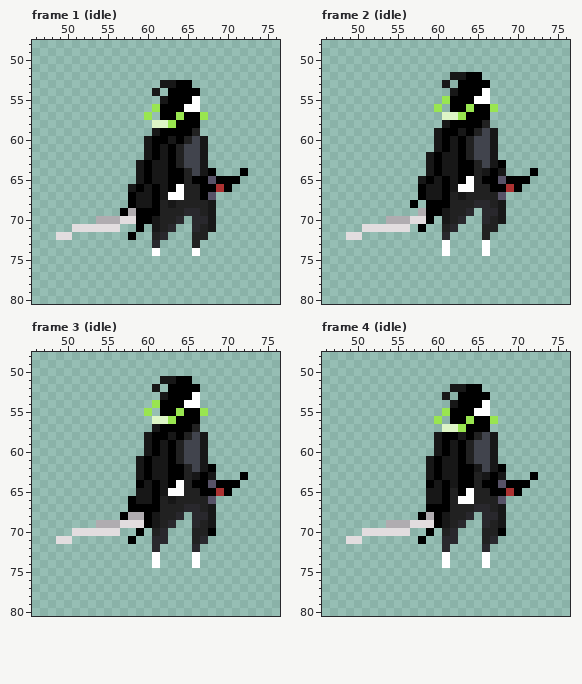
Pixel-art file, stored at animan/characters/main-character.aseprite. Above, as it was before the edit.
124x124 pixels, 18 frames. Shown: frame 1 (idle): x 46..76, y 48..80; frame 2 (idle): x 46..76, y 48..80; frame 3 (idle): x 46..76, y 48..80; frame 4 (idle): x 46..76, y 48..80. The commit also changed other frames, which this record leaves out.
And afterwards:
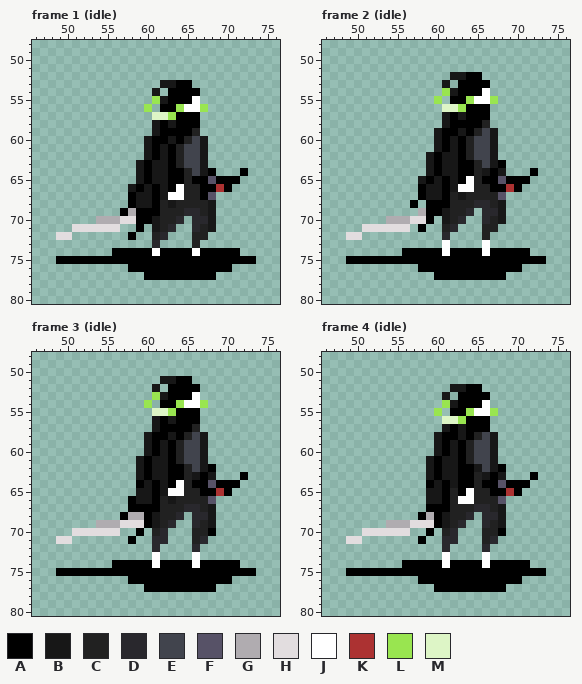
Palette (. is transparent): A #000000  B #171717  C #212121  D #29282d  E #41444d  F #575267  G #b0acb0  H #e2dddf  J #ffffff  K #ac3232  L #99e550  M #ddf5c6
Author's note on the commit: added new frame to main char
From old to new:
layer "char7 v2/shadow" now shown
Changed rows in their new state; - is an unchanged pixel.
Frame 1 (idle), layers "char7 v2/cables", "char7 v2/shadow":
first column x 60:
55 -L------
56 L.--L--L
57 .MMLA--.
58 -BAB----
first column x 49:
74 -------AAAAA-AAAA-AAAAA--
75 AAAAAAAAAAAAAAAAAAAAAAAAA
76 ---------AAAAAAAAAAAAA---
77 -----------AAAAAAAAA-----
Frame 2 (idle), layers "char7 v2/cables", "char7 v2/shadow":
first column x 60:
54 -L------
55 L.--L--L
56 .MMLA--.
57 -BAB----
first column x 49:
74 -------AAAAA-AAAA-AAAAA--
75 AAAAAAAAAAAAAAAAAAAAAAAAA
76 ---------AAAAAAAAAAAAA---
77 -----------AAAAAAAAA-----
Frame 3 (idle), layers "char7 v2/cables", "char7 v2/shadow":
first column x 60:
53 -L------
54 L.--L--L
55 .MMLA--.
56 -BAB----
first column x 49:
74 -------AAAAA-AAAA-AAAAA--
75 AAAAAAAAAAAAAAAAAAAAAAAAA
76 ---------AAAAAAAAAAAAA---
77 -----------AAAAAAAAA-----
Frame 4 (idle), layers "char7 v2/cables", "char7 v2/shadow": the same change as frame 2 (idle)
Pixel boxes of the changes (left, top, right, bottom) in both pictures:
changed: (144, 96, 208, 128)
added: (56, 248, 256, 280)
changed: (434, 88, 498, 120)
added: (346, 248, 546, 280)
changed: (144, 392, 208, 424)
added: (56, 560, 256, 592)
changed: (434, 400, 498, 432)
added: (346, 560, 546, 592)
